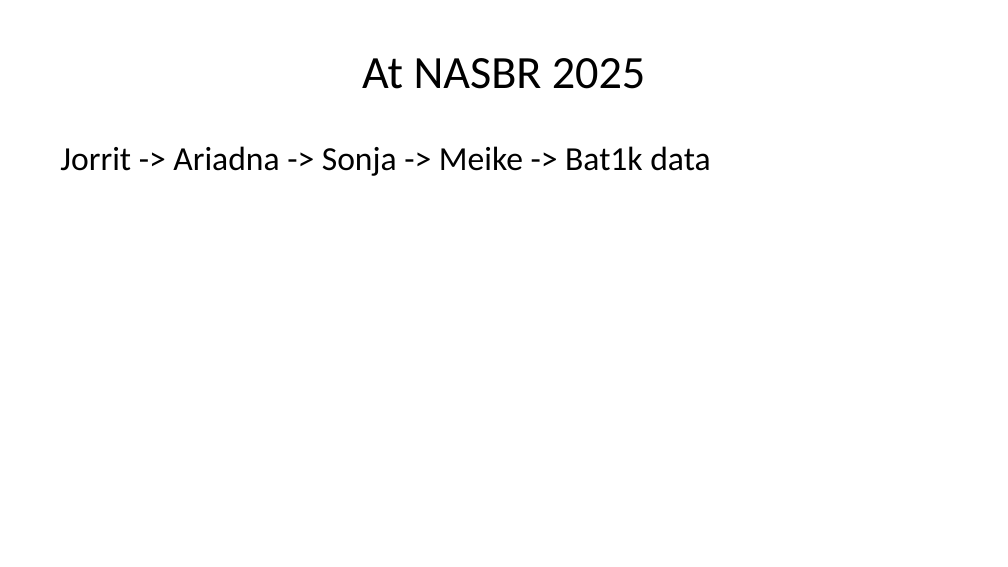
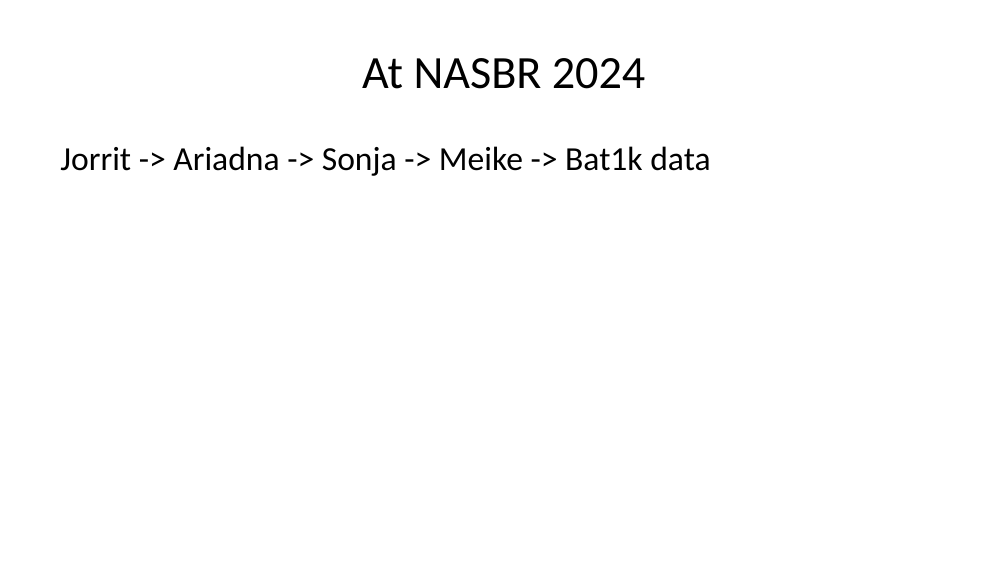
Before and after one commit to jhpoelen/bat1k-talk-2024-10-27, a slide deck: slide 4 of slides.pptx. Drawn at 1008x567 pixels with LibreOffice and Linux fonts; fonts in the diff are those of the drawing. Boxes give left, top, right and bottom in pixels: in the first picture for what was removed or moved away, otherwise in the second. Text is boxed around its words. In the diff, an @@ line names an element or a change of style, - is before the commit and + after.

```diff
--- a/slides.pptx
+++ b/slides.pptx
@@ title at [362,58,645,89]: text changed @@
-At NASBR 2025
+At NASBR 2024
```
Also in this commit, not shown: 1 other slide changed, 3 other files.
